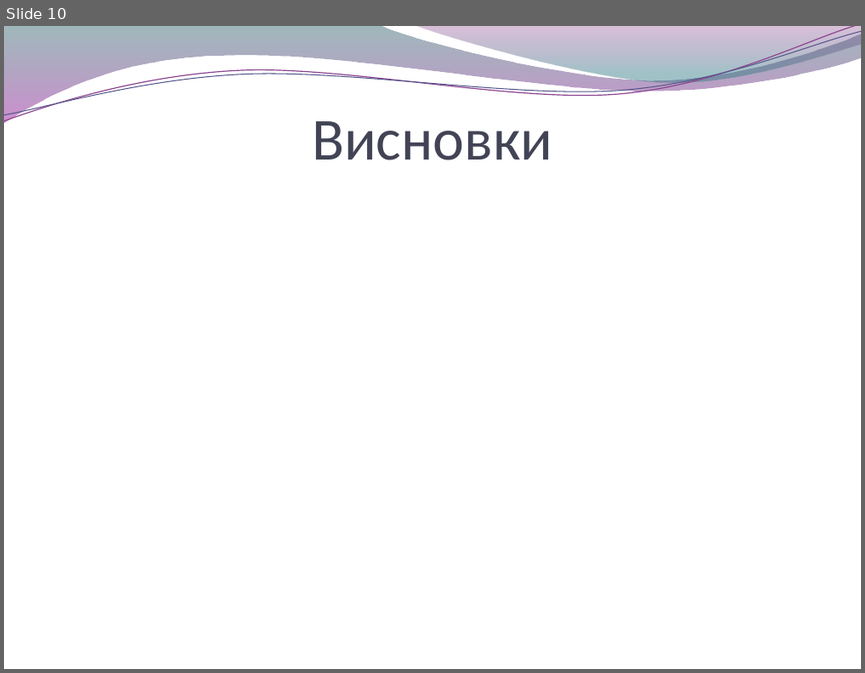
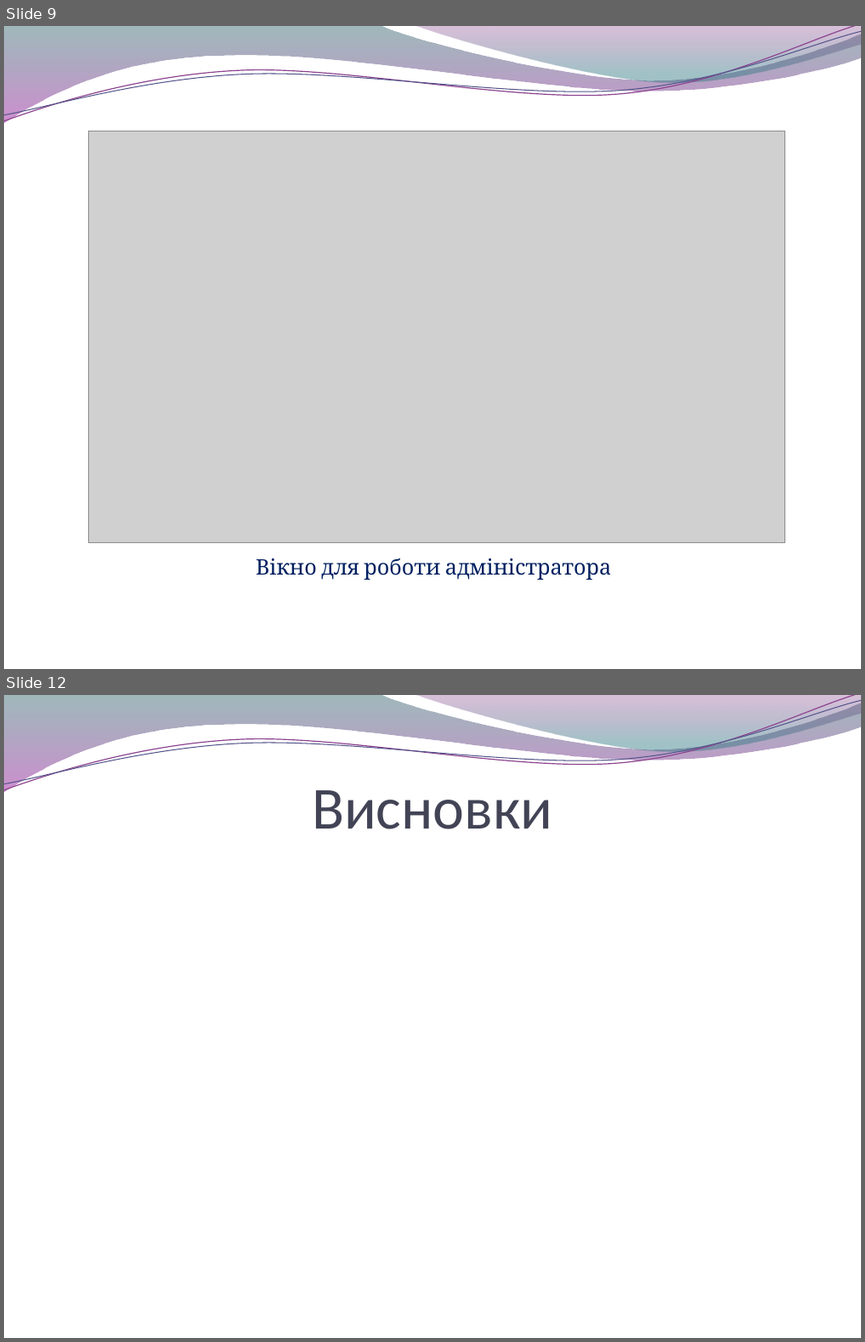
Before and after one commit to byYuraGudan/eMenu, a slide deck: Report/Презентація диплому.pptx. Shown one above the other, each under a label of ours: slide 10 before the commit, slides 9 and 12 after it; the slides between them are not shown. The pictures are 865x673 and 865x1342 pixels, drawn with LibreOffice and Linux fonts; fonts in the diff are those of the drawing; grey boxes stand for pictures; background and template pictures are left out. Boxes give left, top, right and bottom in pixels: in the first picture for what was removed or moved away, otherwise in the second. Text is boxed around its words. In the diff, an @@ line names an element or a change of style, - is before the commit and + after.

```diff
--- a/Report/Презентація диплому.pptx
+++ b/Report/Презентація диплому.pptx
@@ slide 9 added at (4, 26, 861, 669), background picture (left out); not listed: 4 template elements that a slide beside it also shows @@
@@ picture added at (88, 131, 784, 543) @@
@@ text added at (256, 557, 611, 579), 18 pt, text #002060 @@
+Вікно для роботи адміністратора
@@ what was slide 10 is now slide 12 @@
```
Also in this commit, not shown: 1 slide changed, 3 other slides added, 2 slides removed, 4 other files.
